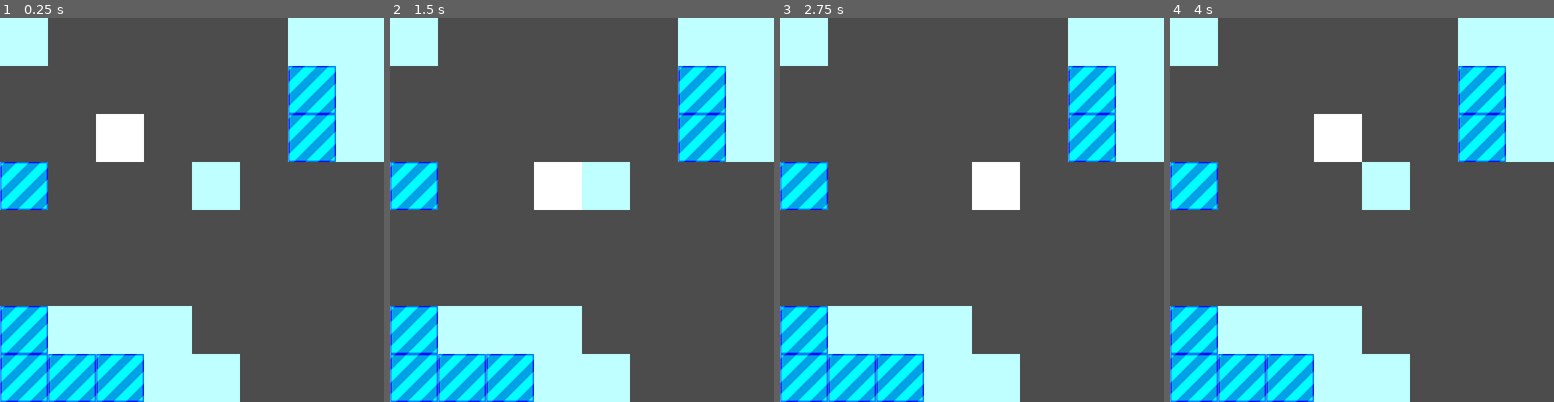
Above: before the commit, frames 1-4 (left to right).
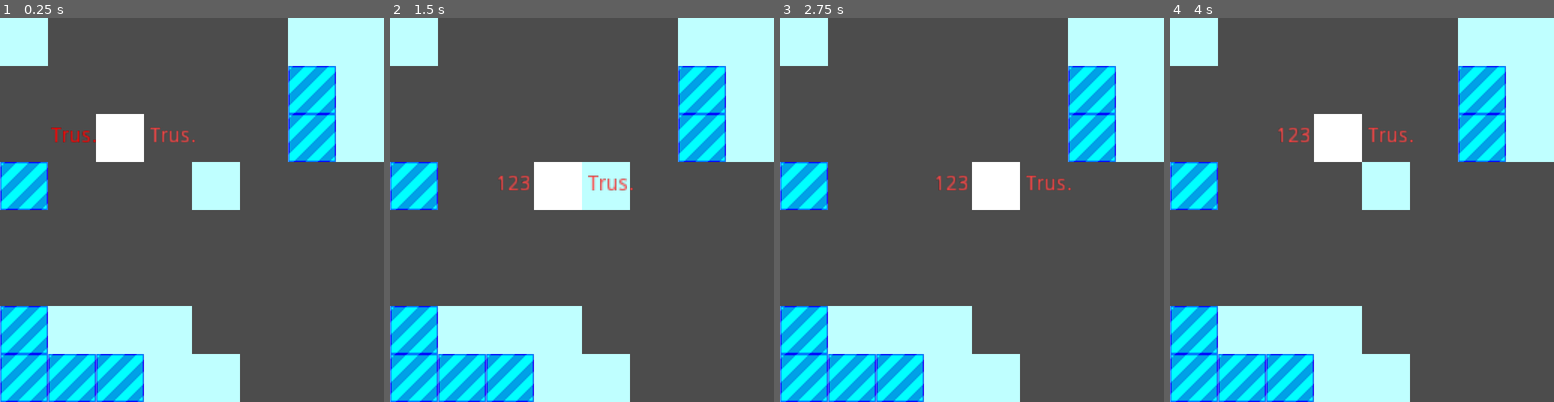
Above: after the commit, the same moments.

Repository: DarkKapla/GMTK-Game-Jam-2022
Game: Godot game, scene res://Level.tscn
The game is run twice, just before and just after one commit, with the same random seed, the same clock (stepped at 60 frames per second) and the same inputs.
Inputs:
- Up to frame 1 (0.25 s): no input
- Up to frame 2 (1.5 s): tap Enter at 0.5 s; hold Right (ui_right) 0.53-1.28 s; tap Space at 1.25 s; hold Down (ui_down) from 1.28 s (still down)
- Up to frame 3 (2.75 s): tap Enter at 2 s; release Down (ui_down) at 2.03 s; hold Right (ui_right) from 2.03 s (still down)
- Up to frame 4 (4 s): tap Space at 2.75 s; release Right (ui_right) at 2.78 s; hold Up (ui_up) 2.78-3.53 s; tap Enter at 3.5 s; hold Left (ui_left) from 3.53 s (still down)

The runs differ from the first frame. In frame 1, 0.3% of the frame differs, in the area x 13-51%, y 28-33%; in frame 2, 0.3%, in the area x 28-64%, y 41-45%; in frame 3, 0.3%; in frame 4, 0.3%.

Commit message:
Add a primive text label by the player.
WIP

Diff:
--- a/Entity.gd
+++ b/Entity.gd
@@ -11,7 +11,8 @@
 	coordinates = world.world_to_map(self.position)
 
 
-func move(direction):
+# Request for a move of one step in the direction. Return whether the move was done.
+func try_move(direction):
 	var vector = Vector2.ZERO
 
 	if direction == Direction.UP:
@@ -22,13 +23,17 @@
 		vector.x -= 1
 	elif direction == Direction.RIGHT:
 		vector.x += 1
+	else:
+		return false
 
 	if world.is_empty_cell(coordinates + vector):
 		self.coordinates += vector
 		self.position += world.cell_size.x * vector
+		return true
 
 	else:
 		print("Player movement is blocked.")
+		return false
 
 
 
--- a/Player.gd
+++ b/Player.gd
@@ -5,6 +5,7 @@
 # var a = 2
 # var b = "text"
 
+const WEAPON = "[color=#fe4444][center]123[/center][/color]"
 
 # Called when the node enters the scene tree for the first time.
 func _ready():
@@ -12,11 +13,25 @@
 
 # Handles the player's input
 func _unhandled_key_input(event):
+	var direction = get_move_direction(event)
+	if direction == null:
+		return
+
+	if self.try_move(direction):
+		$LeftText.bbcode_text = WEAPON
+	else:
+		$LeftText.bbcode_text = ""
+
+
+# Return the direction of the event. Return null if the event is not asking for a move.
+func get_move_direction(event):
 	if event.is_action_pressed("ui_up"):
-		self.move(Direction.UP)
+		return Direction.UP
 	elif event.is_action_pressed("ui_down"):
-		self.move(Direction.DOWN)
+		return Direction.DOWN
 	elif event.is_action_pressed("ui_left"):
-		self.move(Direction.LEFT)
+		return Direction.LEFT
 	elif event.is_action_pressed("ui_right"):
-		self.move(Direction.RIGHT)
+		return Direction.RIGHT
+	else:
+		return null
--- a/Player.tscn
+++ b/Player.tscn
@@ -5,3 +5,27 @@
 
 [node name="Node2D" instance=ExtResource( 1 )]
 script = ExtResource( 2 )
+
+[node name="RightText" type="RichTextLabel" parent="." index="1"]
+margin_left = 32.0
+margin_top = -16.0
+margin_right = 72.0
+margin_bottom = 16.0
+rect_scale = Vector2( 2, 2 )
+custom_colors/font_color_selected = Color( 0, 0, 0, 1 )
+bbcode_enabled = true
+bbcode_text = "[color=#fe4444][center]Trus.[/center][/color]"
+text = "Trus."
+scroll_active = false
+
+[node name="LeftText" type="RichTextLabel" parent="." index="2"]
+margin_left = -100.0
+margin_top = -16.0
+margin_right = -60.0
+margin_bottom = 16.0
+rect_scale = Vector2( 2, 2 )
+custom_colors/font_color_selected = Color( 0, 0, 0, 1 )
+bbcode_enabled = true
+bbcode_text = "[color=red][center]Trus.[/center][/color]"
+text = "Trus."
+scroll_active = false
